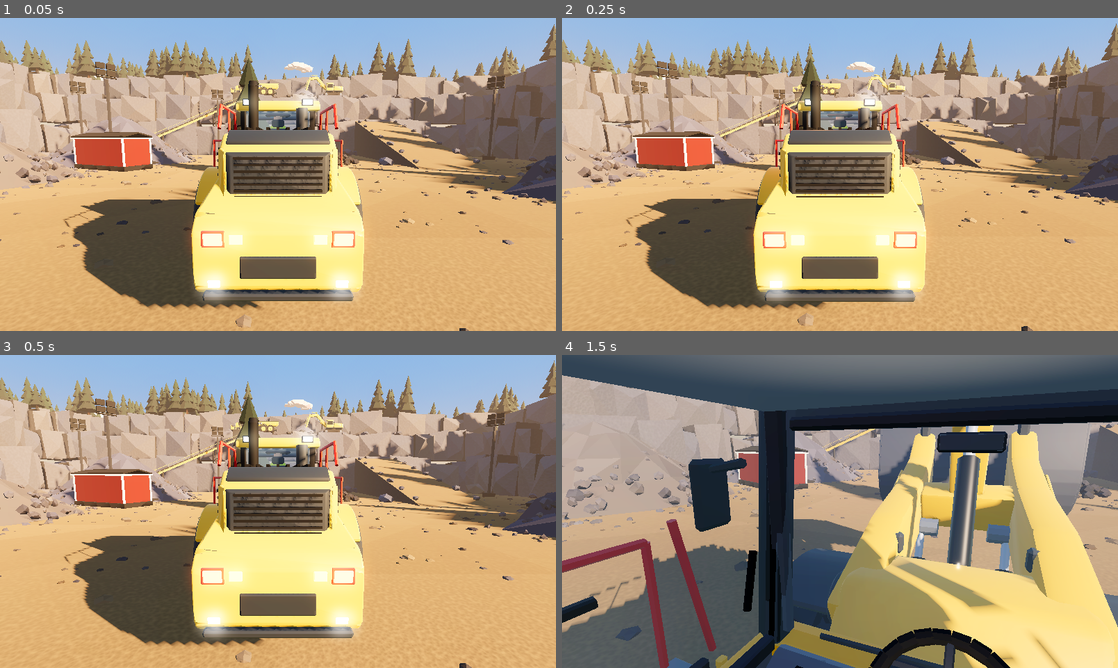
Above: before the commit, frames 1-4 (two rows, left to right).
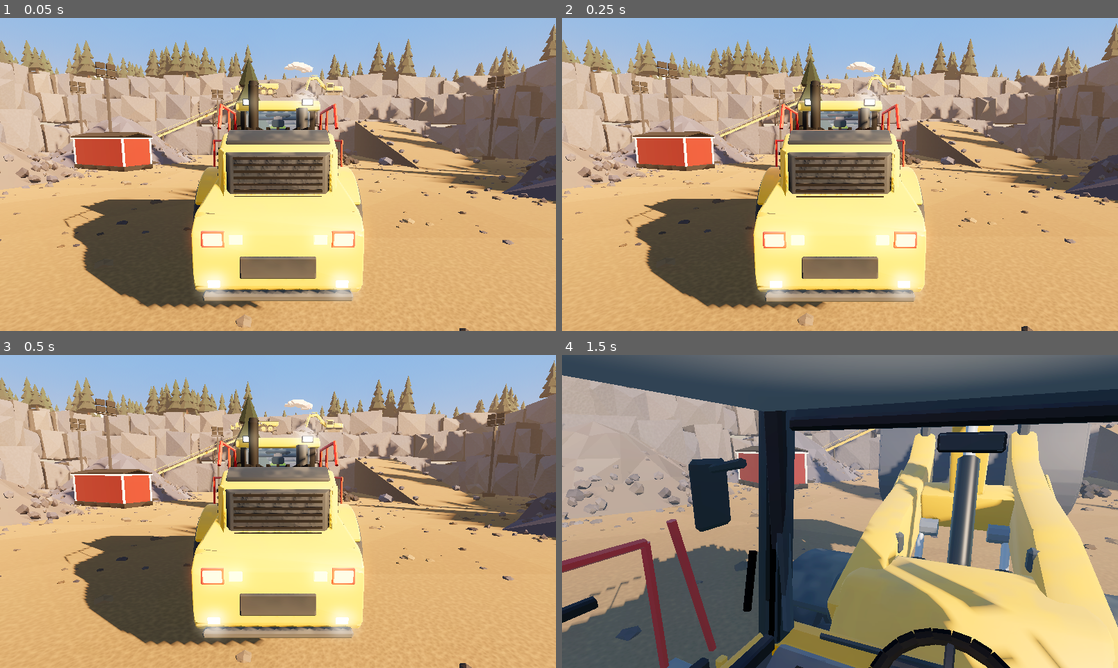
Above: after the commit, the same moments.

Repository: zooper/dirt-work
Game: Godot game, scene res://scenes/levels/quarry.tscn
The game is run twice, just before and just after one commit, with the same random seed, the same clock (stepped at 60 frames per second) and the same inputs.
Inputs (mouse positions are in pixels of both pictures, inside the frame that each line leads up to):
- Up to frame 1 (0.05 s): no input
- Up to frame 2 (0.25 s): no input
- Up to frame 3 (0.5 s): no input
- Up to frame 4 (1.5 s): tap Enter at 0.5 s; move the mouse to (867, 511) at 0.52 s; hold C (camera_switch) 0.53-1.28 s; hold J (lift_up) from 0.53 s (still down); move the mouse to (812, 511) at 1.27 s; tap Page Up (camera_zoom_in) at 1.35 s

The runs differ from the first frame. In frame 1, 1.8% of the frame differs, in the area x 35-64%, y 22-91%; in frame 2, 1.8%; in frame 3, 1.7%; in frame 4, less than 0.1%.

Commit message:
feat(render): machine grime overlay (height/noise dust shader) on loader, haulers and excavator

Diff:
--- /dev/null
+++ b/assets/materials/machine_grime.gdshader
@@ -0,0 +1,48 @@
+// Presentation-only grime overlay for machines (used as material_overlay).
+// Quarry dust builds up low on the machine, on upward-facing surfaces and in
+// blotchy patches; it fades out above `dust_height` (metres above the
+// machine's ground contact). Blends over the paint; no textures required.
+shader_type spatial;
+render_mode blend_mix, depth_draw_never, cull_back, diffuse_burley, specular_schlick_ggx;
+
+uniform vec3 dust_color : source_color = vec3(0.66, 0.58, 0.47);
+uniform vec3 mud_color : source_color = vec3(0.36, 0.31, 0.26);
+uniform float dust_height = 1.5;
+uniform float ground_y = 0.0;   // world height of the machine's ground contact (set by MachineGrime)
+uniform float strength : hint_range(0.0, 1.0) = 0.8;
+uniform float top_dust : hint_range(0.0, 1.0) = 0.35;
+uniform float noise_scale = 2.2;
+
+varying vec3 world_pos;
+varying vec3 world_nrm;
+
+float hash(vec3 p) {
+	p = fract(p * 0.3183099 + 0.1);
+	p *= 17.0;
+	return fract(p.x * p.y * p.z * (p.x + p.y + p.z));
+}
+
+float vnoise(vec3 x) {
+	vec3 i = floor(x);
+	vec3 f = fract(x);
+	f = f * f * (3.0 - 2.0 * f);
+	return mix(mix(mix(hash(i), hash(i + vec3(1, 0, 0)), f.x), mix(hash(i + vec3(0, 1, 0)), hash(i + vec3(1, 1, 0)), f.x), f.y),
+		mix(mix(hash(i + vec3(0, 0, 1)), hash(i + vec3(1, 0, 1)), f.x), mix(hash(i + vec3(0, 1, 1)), hash(i + vec3(1, 1, 1)), f.x), f.y), f.z);
+}
+
+void vertex() {
+	world_pos = (MODEL_MATRIX * vec4(VERTEX, 1.0)).xyz;
+	world_nrm = normalize((MODEL_MATRIX * vec4(NORMAL, 0.0)).xyz);
+}
+
+void fragment() {
+	float h = world_pos.y - ground_y;
+	float n = vnoise(world_pos * noise_scale) * 0.6 + vnoise(world_pos * noise_scale * 3.7) * 0.4;
+	float low = 1.0 - smoothstep(0.15, dust_height, h + (n - 0.5) * 0.6);
+	float up = smoothstep(0.55, 0.95, world_nrm.y) * top_dust * smoothstep(0.35, 0.7, n);
+	float a = clamp(low * (0.45 + 0.55 * n) + up, 0.0, 1.0) * strength;
+	ALBEDO = mix(mud_color, dust_color, clamp(h / max(dust_height, 0.01) + n * 0.5, 0.0, 1.0));
+	ALPHA = a;
+	ROUGHNESS = 0.95;
+	SPECULAR = 0.2;
+}
--- a/scenes/levels/quarry.tscn
+++ b/scenes/levels/quarry.tscn
@@ -6,6 +6,7 @@
 [ext_resource type="Script" path="res://scripts/world/site_props.gd" id="4"]
 [ext_resource type="PackedScene" path="res://scenes/vehicles/hauler.tscn" id="5"]
 [ext_resource type="PackedScene" path="res://assets/models/excavator/excavator.glb" id="6"]
+[ext_resource type="Script" path="res://scripts/vehicles/machine_grime.gd" id="7"]
 
 [sub_resource type="ProceduralSkyMaterial" id="SkyMat"]
 sky_top_color = Color(0.36, 0.55, 0.82, 1)
@@ -79,6 +80,9 @@
 [node name="BenchExcavator" parent="." instance=ExtResource("6")]
 transform = Transform3D(0, 0, 1, 0, 1, 0, -1, 0, 0, 14, 14, -55)
 
+[node name="Grime" type="Node" parent="BenchExcavator"]
+script = ExtResource("7")
+
 [node name="BenchHauler" parent="." instance=ExtResource("5")]
 transform = Transform3D(0, 0, 1, 0, 1, 0, -1, 0, 0, -6, 14, -54.5)
 
--- a/scenes/vehicles/hauler.tscn
+++ b/scenes/vehicles/hauler.tscn
@@ -4,6 +4,7 @@
 [ext_resource type="PackedScene" path="res://assets/models/hauler/rear.glb" id="2"]
 [ext_resource type="PackedScene" path="res://assets/models/hauler/wheel.glb" id="3"]
 [ext_resource type="PackedScene" path="res://assets/models/hauler/load.glb" id="4"]
+[ext_resource type="Script" path="res://scripts/vehicles/machine_grime.gd" id="9"]
 
 [sub_resource type="BoxShape3D" id="front_box"]
 size = Vector3(2.6, 3.6, 4.9)
@@ -62,3 +63,6 @@
 modulate = Color(0.95, 0.95, 0.93, 1)
 outline_size = 0
 double_sided = false
+
+[node name="Grime" type="Node" parent="."]
+script = ExtResource("9")
--- a/scenes/vehicles/wheel_loader.tscn
+++ b/scenes/vehicles/wheel_loader.tscn
@@ -14,6 +14,7 @@
 [ext_resource type="PackedScene" path="res://assets/models/wheel_loader/steering_wheel.glb" id="16"]
 [ext_resource type="PackedScene" path="res://assets/models/wheel_loader/joystick.glb" id="17"]
 [ext_resource type="Script" path="res://scripts/vehicles/cab_controls.gd" id="18"]
+[ext_resource type="Script" path="res://scripts/vehicles/machine_grime.gd" id="19"]
 
 [sub_resource type="StandardMaterial3D" id="glass"]
 albedo_color = Color(0.45, 0.62, 0.75, 0.35)
@@ -210,3 +211,6 @@
 
 [node name="CabControls" type="Node" parent="."]
 script = ExtResource("18")
+
+[node name="Grime" type="Node" parent="."]
+script = ExtResource("19")
--- /dev/null
+++ b/scripts/vehicles/machine_grime.gd
@@ -0,0 +1,40 @@
+class_name MachineGrime
+extends Node
+## Presentation: puts the shared quarry-dust overlay shader on every mesh of the
+## parent machine (wheel loader, hauler, excavator). Never touches gameplay.
+
+const SHADER := preload("res://assets/materials/machine_grime.gdshader")
+
+@export var dust_height := 1.8     ## metres above the machine origin where dust fades out
+@export var strength := 0.85
+var _mat: ShaderMaterial
+@export var skip_names: PackedStringArray = ["Operator", "SteeringWheel", "Joystick"]
+
+
+func _ready() -> void:
+	var mat := ShaderMaterial.new()
+	mat.shader = SHADER
+	mat.set_shader_parameter("dust_height", dust_height)
+	mat.set_shader_parameter("strength", strength)
+	_mat = mat
+	_apply(get_parent(), mat)
+	_update_ground()
+
+
+func _process(_delta: float) -> void:
+	_update_ground()   # machines drive up ramps; dust stays at the wheels
+
+
+func _update_ground() -> void:
+	var root := get_parent() as Node3D
+	if root:
+		_mat.set_shader_parameter("ground_y", root.global_position.y)
+
+
+func _apply(node: Node, mat: ShaderMaterial) -> void:
+	if skip_names.has(node.name):
+		return
+	if node is MeshInstance3D:
+		(node as MeshInstance3D).material_overlay = mat
+	for c in node.get_children():
+		_apply(c, mat)
Binary file added: docs/reviews/2026-11-12-grime/hero.jpg
Not shown, added: docs/reviews/2026-11-12-grime/hero.jpg.import
Binary file added: docs/reviews/2026-11-12-grime/pour.jpg
Not shown, added: docs/reviews/2026-11-12-grime/pour.jpg.import
Binary file added: docs/reviews/2026-11-12-grime/side.jpg
Not shown, added: docs/reviews/2026-11-12-grime/side.jpg.import
Not shown, changed: docs/DECISIONS.md
Not shown, added: docs/reviews/2026-11-12-grime/REVIEW.md
